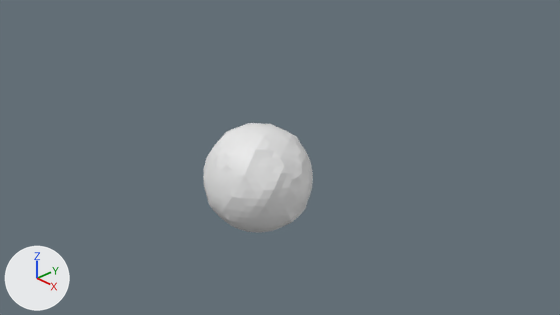
A saved change to the Blender file Assets/jared/3d assets.blend.
Camera for both pictures: the file's camera 'Camera'. Arrows for +X, +Y and +Z are at lower left; the lights stay in place. Materials are left out; every surface is plain grey.
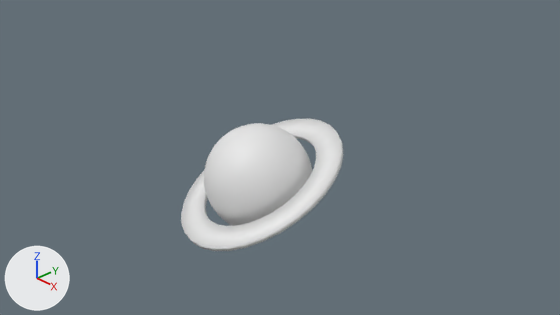
Patch to the scene script:
```diff
--- a/Assets/jared/3d assets.blend.py
+++ b/Assets/jared/3d assets.blend.py
@@ me_icosphere @@
 # used by ob_icosphere; location = (0.0, 0.0, 0.0)
-me_icosphere.from_pydata(...)  # 642 vertices, 1280 faces; spans x -1.0..1.0, y -1.0..1.0, z -1.0..1.0
+me_icosphere.from_pydata(...)  # 482 vertices, 512 faces; spans x -1.0..1.0, y -1.0..1.0, z -1.0..1.0
+# me_icosphere part 1: 636 vertices removed from x -1.0..1.0, y -1.0..0.99, z -0.99..0.99; 476 vertices added at x -0.98..0.98, y -0.98..0.98, z -0.98..0.98
+# me_icosphere part 2: the surface is now shaded smooth
@@ me_sphere_001 @@
+me_sphere_001.from_pydata(...)  # 128 vertices, 128 faces; spans x -1.42..1.42, y -1.42..1.42, z -0.07..0.0
+me_sphere_001.polygons.foreach_set('use_smooth', [True] * 128)
@@ ob_sphere_001 @@
+ob_sphere_001 = bpy.data.objects.new('Sphere.001', me_sphere_001)
+ob_sphere_001.location = (0.0, 0.0, 0.0)
+ob_sphere_001.rotation_euler = (0.445, -0.239, 0.0)  # degrees (25, -14, 0)
+ob_sphere_001.scale = (1.17, 1.17, 1.17)
```

Location of each change, [x1, y1, x2, y2] in pixels of the pictures (560 x 315 px; the box of a moved part takes in the faces that stretch with it):
'Icosphere', reshaped (6% shorter)
    before: [203, 123, 313, 233]
    after: [204, 123, 312, 226]
'Sphere.001', added
    after: [181, 118, 344, 251]
part 1 of me_icosphere, moved or reshaped
    before: [203, 123, 313, 233]
    after: [204, 123, 312, 226]
